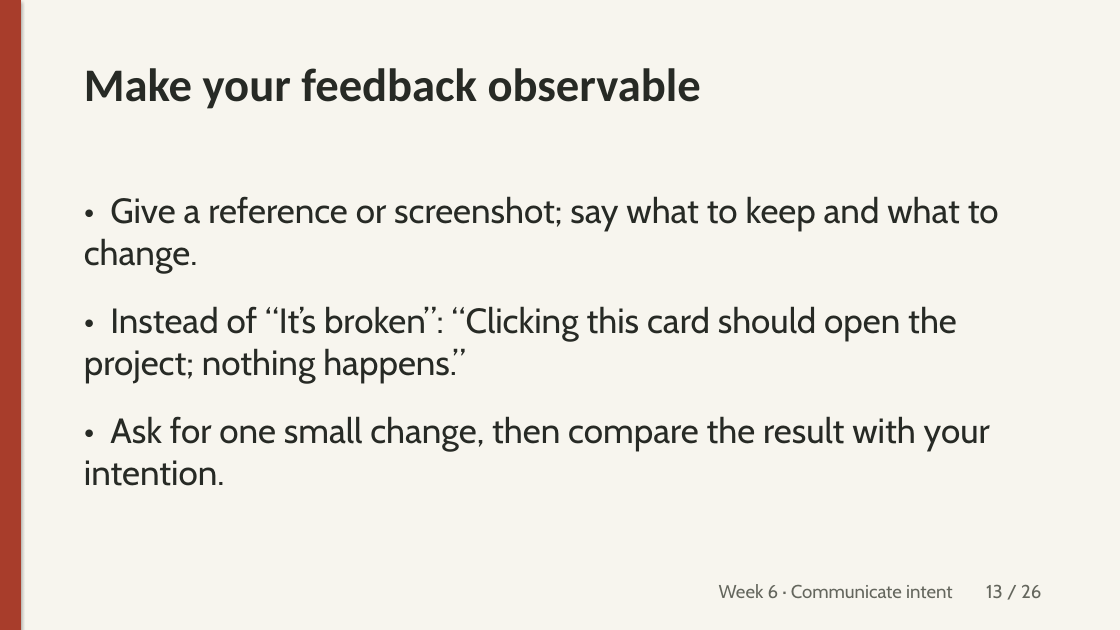
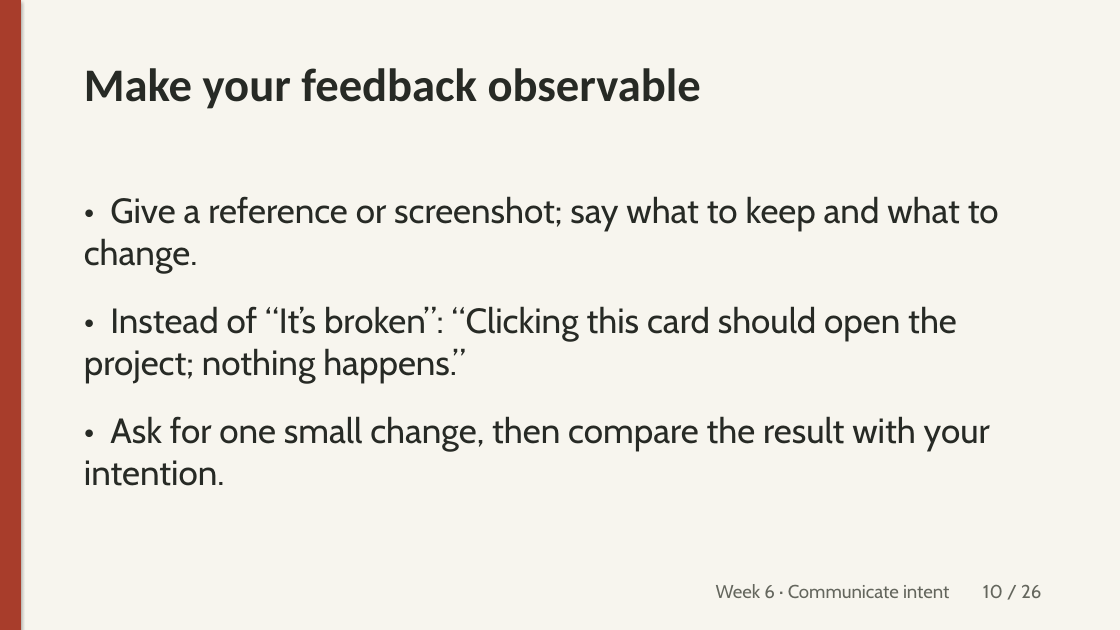
Before and after one commit to unforcedagi/learn-vibe-build-deck, a slide deck: slide 10 of lessons/week-6/_src/week6-lecture.pptx (slide 13 before the commit). Drawn at 1120x630 pixels with LibreOffice and Linux fonts; fonts in the diff are those of the drawing. Boxes give left, top, right and bottom in pixels: in the first picture for what was removed or moved away, otherwise in the second. Text is boxed around its words. In the diff, an @@ line names an element or a change of style, - is before the commit and + after.

```diff
--- a/lessons/week-6/_src/week6-lecture.pptx
+++ b/lessons/week-6/_src/week6-lecture.pptx
@@ text at <box>716,584,1041,598</box>: text changed @@
-Week 6 · Communicate intent 13 / 26
+Week 6 · Communicate intent 10 / 26
```
Also in this commit, not shown: 20 other slides changed, 8 other files.
